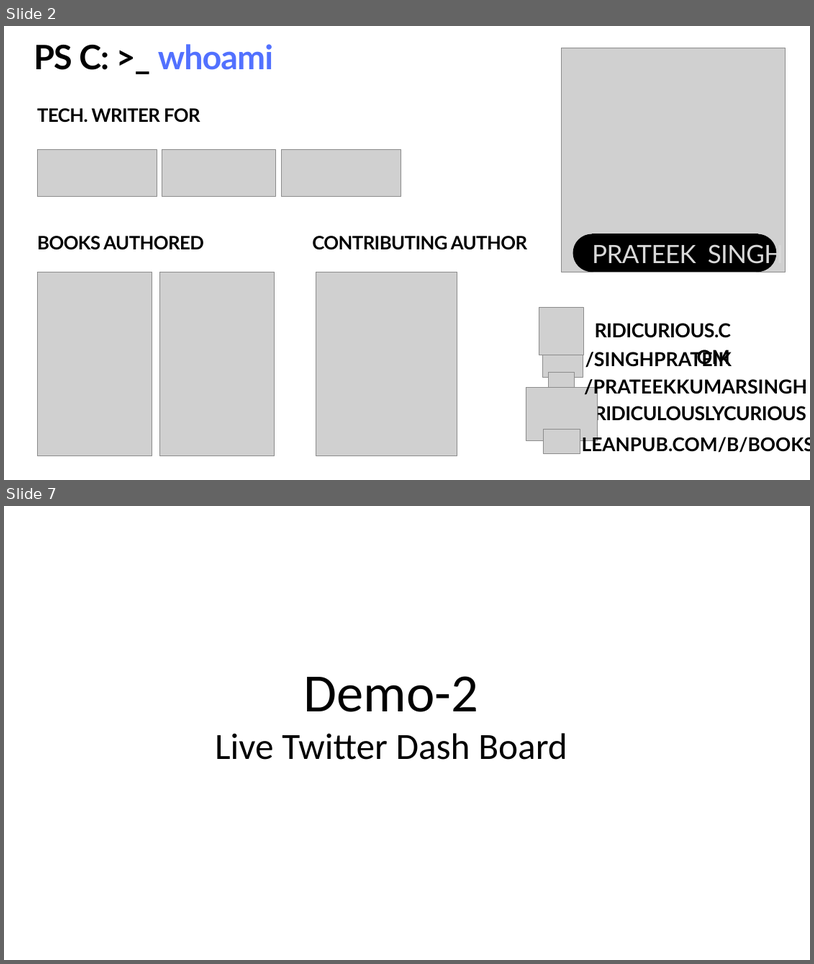
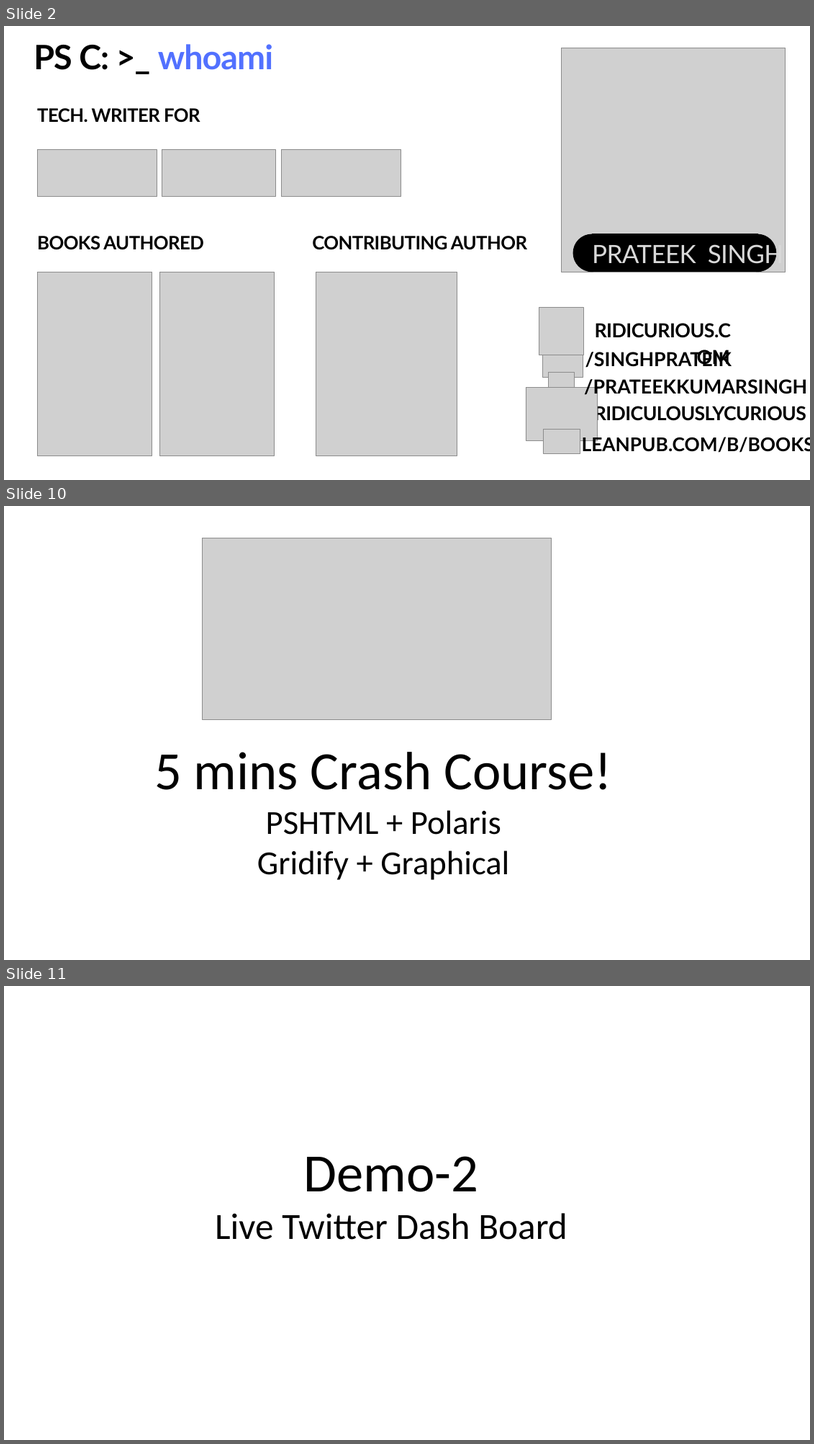
Before and after one commit to PrateekKumarSingh/Presentations, a slide deck: Power-of-the-Console/ppt/Power-of-the-console.pptx. Shown one above the other, each under a label of ours: slides 2 and 7 before the commit, slides 2, 10 and 11 after it; the slides between them are not shown. The pictures are 814x964 and 814x1444 pixels, drawn with LibreOffice and Linux fonts; fonts in the diff are those of the drawing; grey boxes stand for pictures; background and template pictures are left out. Boxes give left, top, right and bottom in pixels: in the first picture for what was removed or moved away, otherwise in the second. Text is boxed around its words. In the diff, an @@ line names an element or a change of style, - is before the commit and + after.

```diff
--- a/Power-of-the-Console/ppt/Power-of-the-console.pptx
+++ b/Power-of-the-Console/ppt/Power-of-the-console.pptx
@@ slide 10 added at (4, 506, 810, 960), background picture (left out) @@
@@ picture added at (203, 538, 552, 719) @@
@@ text added at (154, 752, 612, 880), 60 pt, text #000000 @@
+5 mins Crash Course!
+PSHTML + Polaris
+Gridify + Graphical
@@ what was slide 7 is now slide 11 @@
```
Also in this commit, not shown: 4 slides changed, 7 other slides added, 3 slides removed, 41 other files.
